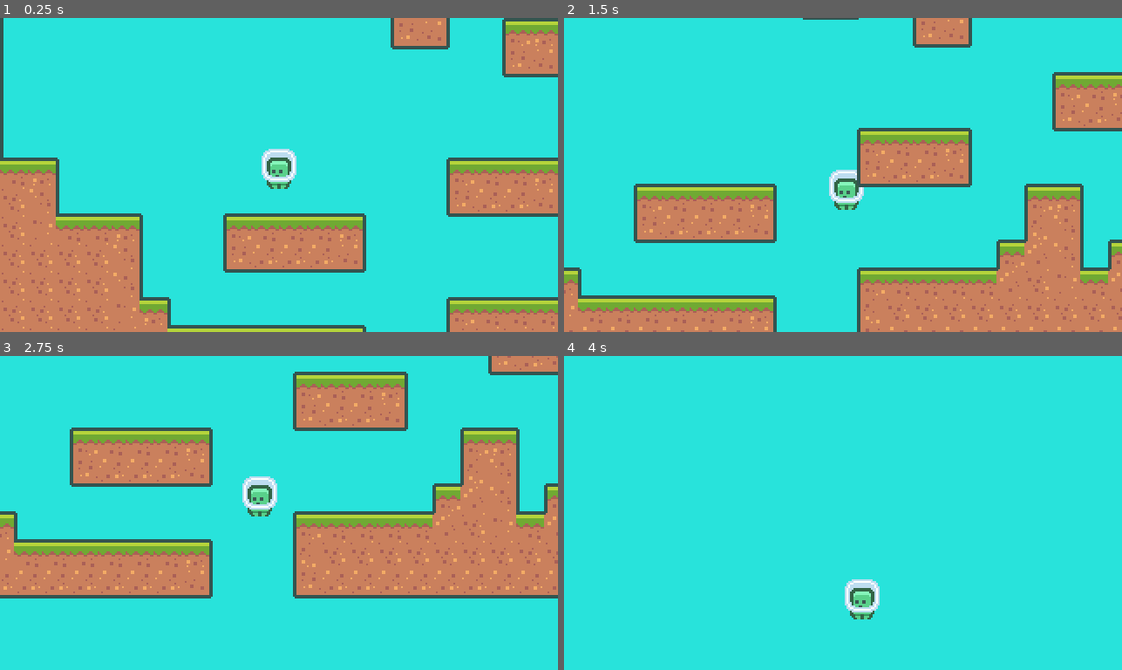
Above: before the commit, frames 1-4 (two rows, left to right).
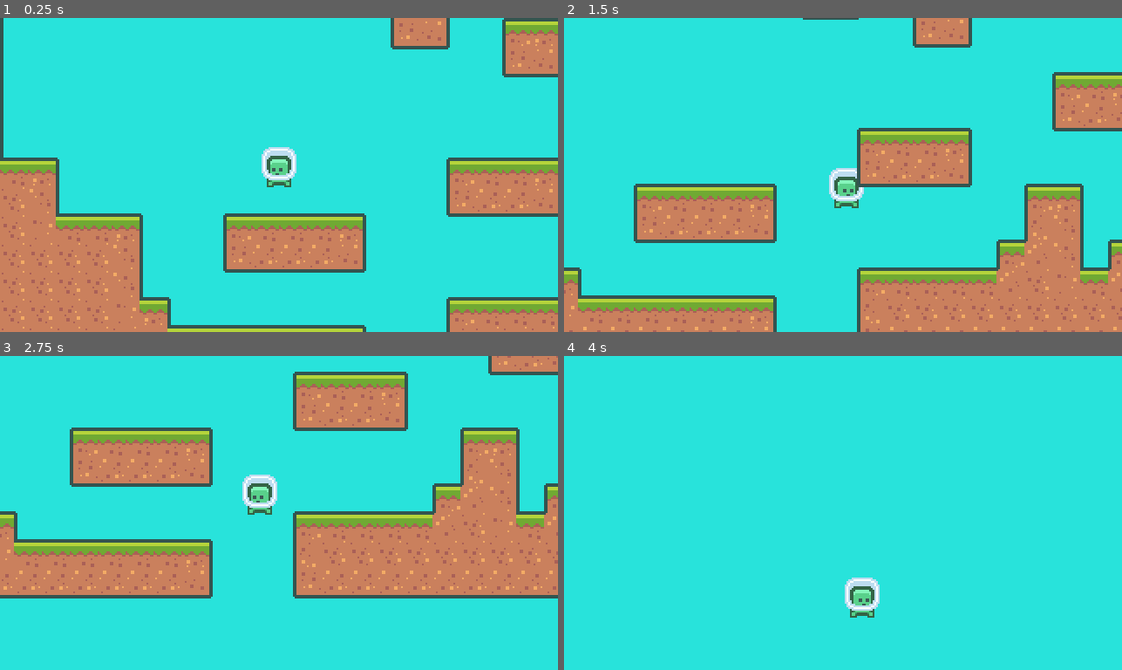
Above: after the commit, the same moments.

Repository: tiagoskaterock/GodotPlatformer
Game: Godot game, scene res://Scenes/Main.tscn
The game is run twice, just before and just after one commit, with the same random seed, the same clock (stepped at 60 frames per second) and the same inputs.
Inputs:
- Up to frame 1 (0.25 s): no input
- Up to frame 2 (1.5 s): hold W (jump) 0.53-1.28 s; hold D (move_right) from 0.53 s (still down); tap W (jump) at 1.35 s
- Up to frame 3 (2.75 s): tap W (jump) at 1.52, 1.82 s; release D (move_right) at 2.03 s; hold A (move_left) from 2.03 s (still down); hold W (jump) from 2.03 s (still down)
- Up to frame 4 (4 s): release A (move_left) at 2.78 s; release W (jump) at 2.78 s; hold D (move_right) from 2.78 s (still down); tap W (jump) at 2.85, 3.02, 3.32 s; hold W (jump) from 3.53 s (still down)

The runs differ from the first frame. In frame 1, 0.4% of the frame differs, in the area x 46-54%, y 41-55%; in frame 2, 0.4%; in frame 3, 0.4%; in frame 4, 0.4%, in the area x 50-57%, y 70-84%.

Commit message:
9. Animating the Player

Diff:
--- a/Game/Scenes/Characters/Player.tscn
+++ b/Game/Scenes/Characters/Player.tscn
@@ -1,7 +1,26 @@
-[gd_scene load_steps=4 format=2]
+[gd_scene load_steps=6 format=2]
 
 [ext_resource path="res://Scripts/Player.gd" type="Script" id=1]
 [ext_resource path="res://Assets/Characters/Player/character_0000.png" type="Texture" id=2]
+[ext_resource path="res://Assets/Characters/Player/character_0001.png" type="Texture" id=3]
+
+[sub_resource type="SpriteFrames" id=2]
+animations = [ {
+"frames": [ ExtResource( 2 ) ],
+"loop": true,
+"name": "idle",
+"speed": 5.0
+}, {
+"frames": [ ExtResource( 3 ) ],
+"loop": true,
+"name": "jump",
+"speed": 5.0
+}, {
+"frames": [ ExtResource( 2 ), ExtResource( 3 ) ],
+"loop": true,
+"name": "run",
+"speed": 10.0
+} ]
 
 [sub_resource type="RectangleShape2D" id=1]
 extents = Vector2( 6, 9.5 )
@@ -12,10 +31,13 @@
 "_edit_group_": true
 }
 
-[node name="Sprite" type="Sprite" parent="."]
+[node name="AnimatedSprite" type="AnimatedSprite" parent="."]
 position = Vector2( 0, -12 )
-texture = ExtResource( 2 )
+frames = SubResource( 2 )
+animation = "run"
+playing = true
 
 [node name="Shape" type="CollisionShape2D" parent="."]
+visible = false
 position = Vector2( 0, -9.5 )
 shape = SubResource( 1 )
--- a/Game/Scripts/Player.gd
+++ b/Game/Scripts/Player.gd
@@ -7,11 +7,11 @@
 var jumpSpeed = 250
 var jumpTerminationMultiplier = 4
 
-
 func _process(delta):
 	var moveVector = get_movement_vector()
 
 	velocity.x += moveVector.x * horizontalAcceleration * delta
+
 	if(moveVector.x == 0) :
 		velocity.x = lerp(0, velocity.x, pow(2, -15 * delta))
 
@@ -27,9 +27,29 @@
 
 	velocity = move_and_slide(velocity, Vector2.UP)
 
+	update_animation()
+	update_sprite_direction()
+
 
 func get_movement_vector():
 	var moveVector = Vector2.ZERO
 	moveVector.x = Input.get_action_strength("move_right") - Input.get_action_strength("move_left")
 	moveVector.y = -1 if Input.is_action_just_pressed("jump") else 0
 	return moveVector
+
+
+func update_animation():
+	var moveVec = get_movement_vector()
+	if( ! is_on_floor()):
+		$AnimatedSprite.play("jump")
+	elif(moveVec.x != 0):
+		$AnimatedSprite.play("run")
+	else:
+		$AnimatedSprite.play("idle")
+
+
+func update_sprite_direction():
+	if(Input.get_action_strength("move_right")):
+		$AnimatedSprite.flip_h = true
+	if(Input.get_action_strength("move_left")):
+		$AnimatedSprite.flip_h = false
